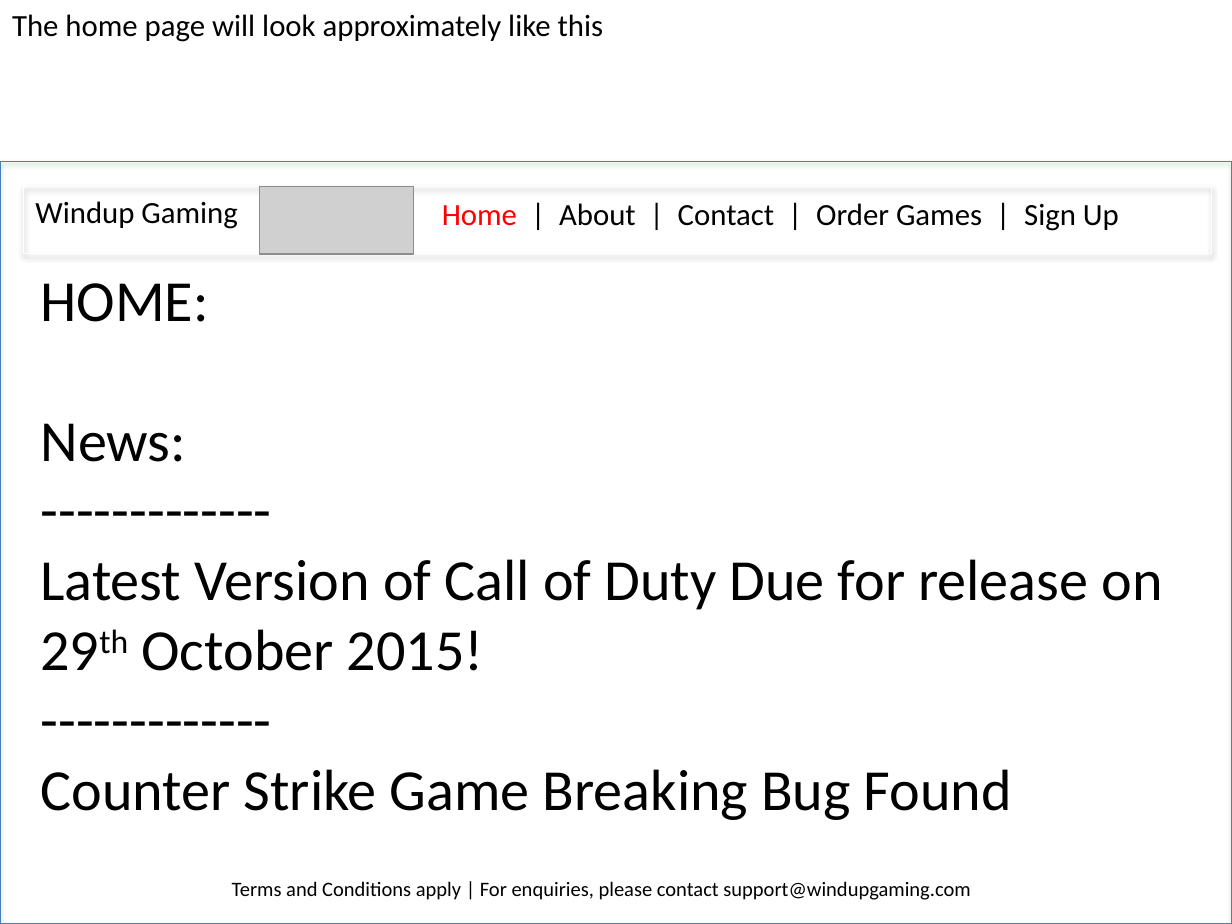
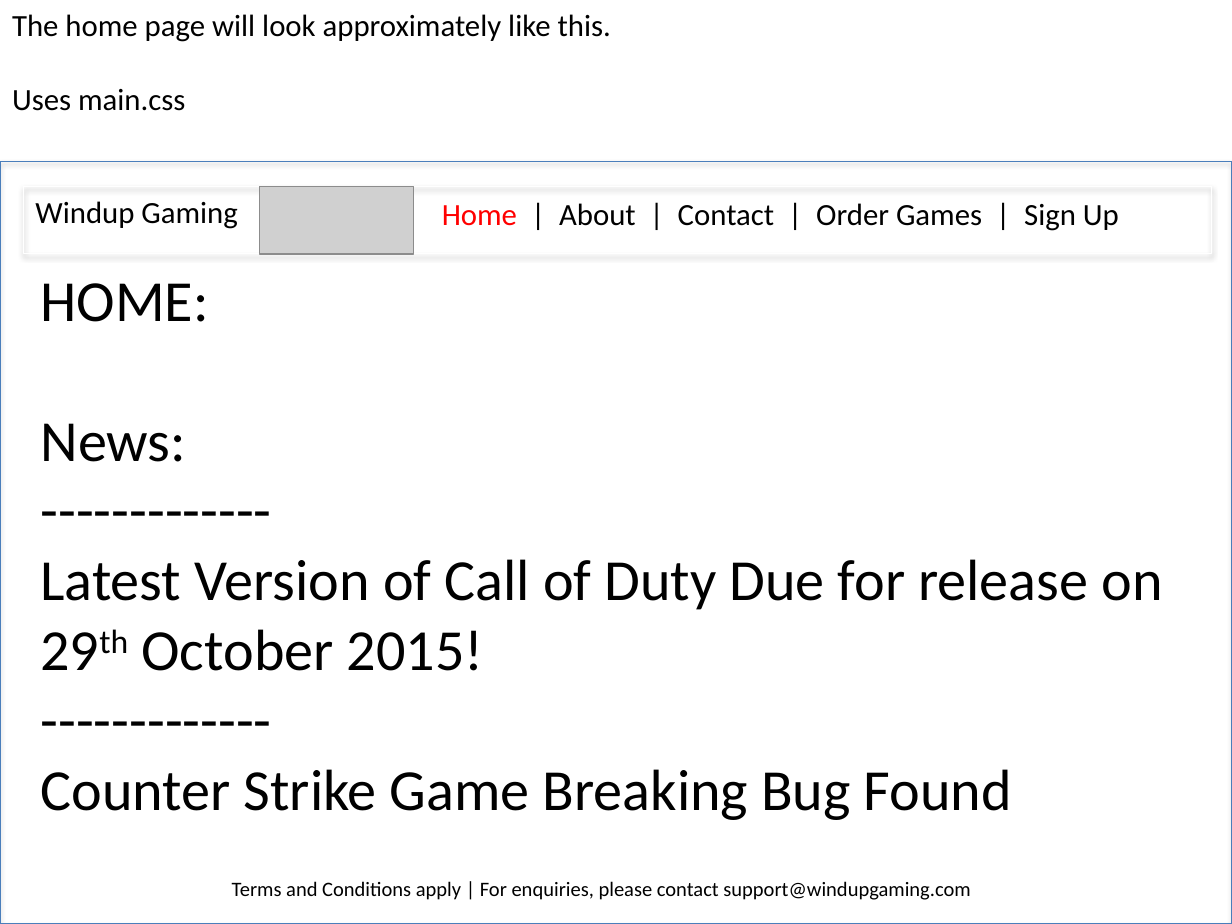
Before and after one commit to Alex139602/html_assessment, a slide deck: slide 6 of assessment_presentation.pptx. Drawn at 1232x924 pixels with LibreOffice and Linux fonts; fonts in the diff are those of the drawing; grey boxes stand for pictures. Boxes give left, top, right and bottom in pixels: in the first picture for what was removed or moved away, otherwise in the second. Text is boxed around its words. In the diff, an @@ line names an element or a change of style, - is before the commit and + after.

```diff
--- a/assessment_presentation.pptx
+++ b/assessment_presentation.pptx
@@ text at (12, 14, 611, 111): text changed @@
-The home page will look approximately like this
+The home page will look approximately like this.
+Uses main.css
```
Also in this commit, not shown: 8 other slides changed, 6 slides added, 4 other files.
